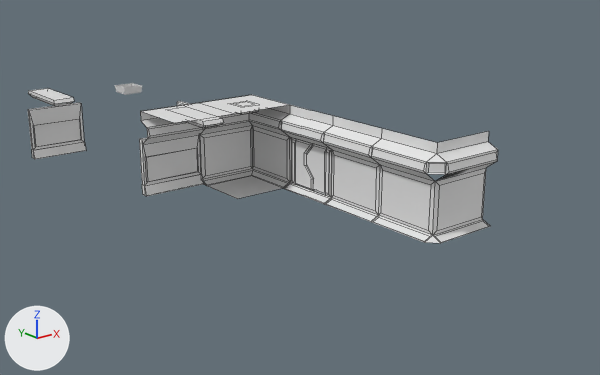
The FBX model Assets/_Models/level1.fbx, before and after one commit.
Before and after are seen from a 50 mm lens placed at (-10.34, -22.68, 7.76), pointed at (4.04, -4.69, 0.56). Lighting does not change. The marker at lower left points along +X, +Y and +Z. Mesh edges are drawn as thin lines on the coarser meshes. Where no turn or scale is listed for an object, it has been applied to the vertices.

Names of what the first picture shows: 'Bay_Door_Top', 'Baydoor', 'Baydoor.001', 'Corner', 'Door_L.001', 'Door_R.001', 'Floor', 'Roof', 'Roof.001', 'Wall', 'Wall.002', 'Wall_Door'.
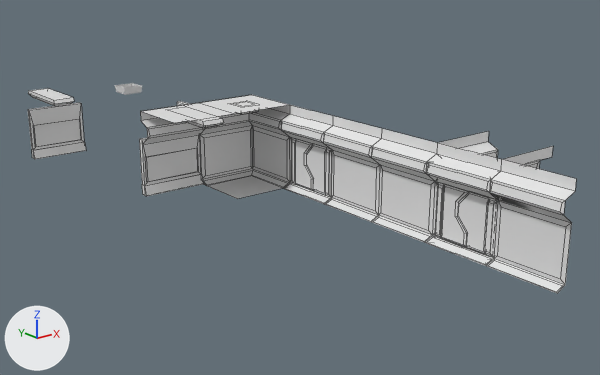
Boxes [x1, y1, x2, y2] around the edits, measured in the pictures (600 x 375 px):
'Wall.001', added
    after: [487, 146, 576, 293]
'Wall_Door.001', added
    after: [425, 143, 501, 266]
'Door_R.002', added
    after: [458, 192, 489, 254]
'Door_L.002', added
    after: [441, 184, 469, 247]
'Wall_Door.002', added
    after: [438, 183, 489, 255]

Diff of the bpy script that builds the scene:
```diff
--- a/Assets/_Models/level1.fbx.py
+++ b/Assets/_Models/level1.fbx.py
@@ me_cube_011 @@
+me_cube_011.from_pydata(...)  # 21 vertices, 19 faces; spans x -0.104..0.074, y -0.784..0.384, z -0.73..0.73
@@ me_plane_008 @@
+me_plane_008.from_pydata(...)  # 55 vertices, 44 faces; spans x -0.39..2.0, y -1.0..1.39, z 0.0..2.6
@@ me_plane_011 @@
+me_plane_011.from_pydata(...)  # 44 vertices, 26 faces; spans x 0.0..0.39, y -1.0..1.0, z 0.0..2.32
@@ me_cube_010 @@
+me_cube_010.from_pydata(...)  # 21 vertices, 19 faces; spans x -0.104..0.074, y -0.984..0.051, z -0.73..0.73
@@ ob_wall_door_001 @@
+ob_wall_door_001 = bpy.data.objects.new('Wall_Door.001', me_plane_004.copy())  # the mesh of ob_wall_door
+ob_wall_door_001.location = (5.0, -10.0, 0.0)
@@ ob_door_r_002 @@
+ob_door_r_002 = bpy.data.objects.new('Door_R.002', me_cube_011)
+ob_door_r_002.location = (5.1, -10.15, 0.86)
@@ ob_wall_001 @@
+ob_wall_001 = bpy.data.objects.new('Wall.001', me_plane_008)
+ob_wall_001.location = (5.0, -12.0, 0.0)
@@ ob_wall_door_002 @@
+ob_wall_door_002 = bpy.data.objects.new('Wall_Door.002', me_plane_011)
+ob_wall_door_002.location = (5.0, -10.0, 0.0)
@@ ob_door_l_002 @@
+ob_door_l_002 = bpy.data.objects.new('Door_L.002', me_cube_010)
+ob_door_l_002.location = (5.1, -10.05, 0.86)
+ob_door_l_002.rotation_euler = (0.0, 3.142, 0.0)  # degrees (0, 180, 0)
+ob_door_l_002.scale = (-1.0, -1.0, -1.0)
```
